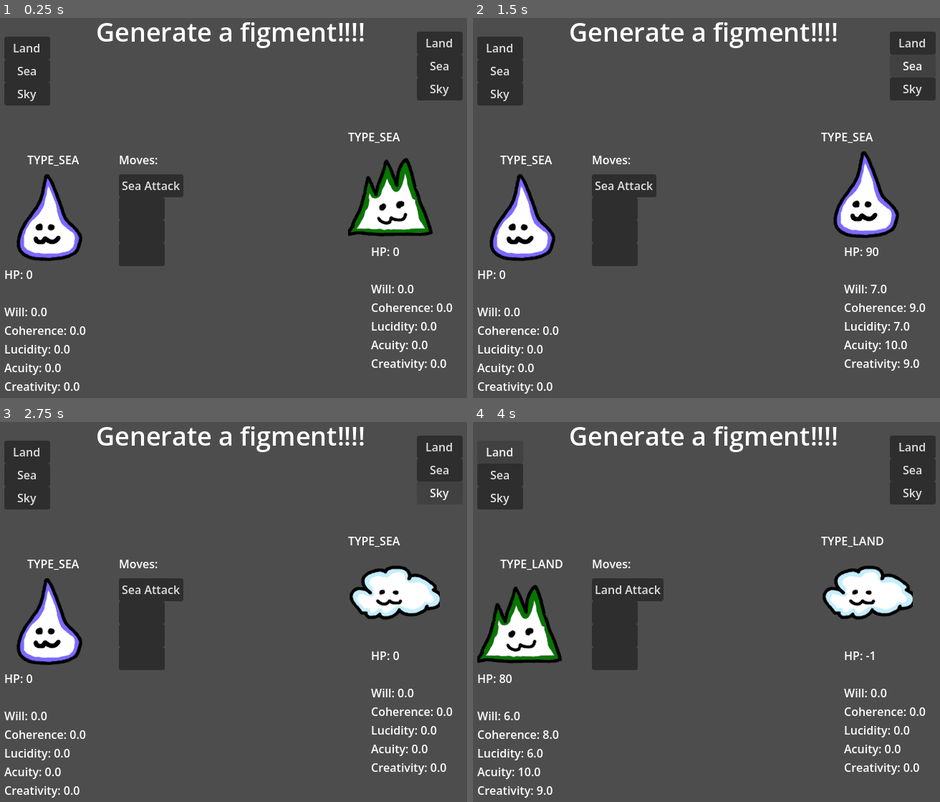
Above: before the commit, frames 1-4 (two rows, left to right).
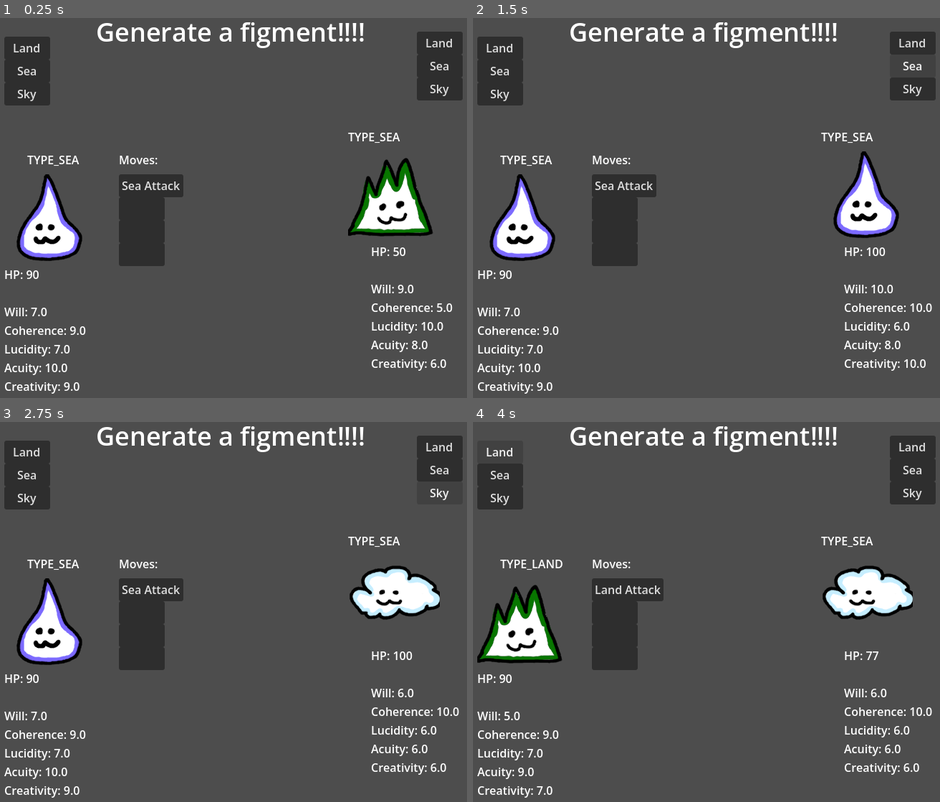
Above: after the commit, the same moments.

Repository: RubeculaBee/dream-catcher
Game: Godot game, scene res://Scenes/Rooms/figment_test.tscn
Two runs of this game, one before a commit and one after it. Both use one fixed random seed, a clock stepped at 60 frames per second and the inputs below. This scene is started directly instead of the project's main scene. The engine's default icon, where the game draws it, is replaced by a stand-in: a white triangle on a blue panel in a dark square.
Inputs:
- Up to frame 1 (0.25 s): no input
- Up to frame 2 (1.5 s): click "Land" at 0.5 s; click "Sea" at 1.25 s
- Up to frame 3 (2.75 s): click "Sky" at 2 s
- Up to frame 4 (4 s): click "Sea Attack" at 2.75 s; click "Land" at 3.5 s

The runs differ from the first frame. In frame 1, 0.3% of the frame differs, in the area x 5-95%, y 60-99%; in frame 2, 0.5%, in the area x 5-99%, y 60-99%; in frame 3, 0.3%; in frame 4, 0.4%.

Commit message:
stat copies held by figments are now randomized instead of the blueprint stats

Diff:
--- a/Scripts/Figments/figment.gd
+++ b/Scripts/Figments/figment.gd
@@ -23,7 +23,7 @@
 	for stat: String in bp.stats.keys():
 		self.stats[stat] = bp.stats[stat].copy()
 
-	for stat in bp.stats.values():
+	for stat in self.stats.values():
 		stat.value = rng.randi_range(stat.minInit, stat.maxInit)
 		stat.growth = rng.randi_range(stat.minGrowth, stat.maxGrowth)
 
--- a/Scripts/Figments/figmentTester.gd
+++ b/Scripts/Figments/figmentTester.gd
@@ -14,6 +14,7 @@
 	figment = Figment.new("seaTest")
 	dummy = Figment.new("landTest")
 	updateFigment()
+	updateDummy()
 
 func _on_landButton_pressed():
 	figment = Figment.new("landTest")
@@ -29,15 +30,15 @@
 
 func _on_landButton2_pressed():
 	dummy = Figment.new("landTest")
-	updateFigment()
+	updateDummy()
 
 func _on_seaButton2_pressed():
 	dummy = Figment.new("seaTest")
-	updateFigment()
+	updateDummy()
 
 func _on_skyButton2_pressed():
 	dummy = Figment.new("skyTest")
-	updateFigment()
+	updateDummy()
 
 func updateFigment():
 	$Sprite2D.texture = figment.sprite
@@ -68,6 +69,7 @@
 		else:
 			button.text = ""
 
+func updateDummy():
 	$"Training Dummy".texture = dummy.sprite
 	$"Training Dummy/Name".text = figment.speciesName
 	$"Training Dummy/Stats".text = "HP: %s
@@ -89,3 +91,4 @@
 	if i < figment.moves.size():
 		figment.moves[i].doEffect.call(figment, dummy)
 		updateFigment()
+		updateDummy()
